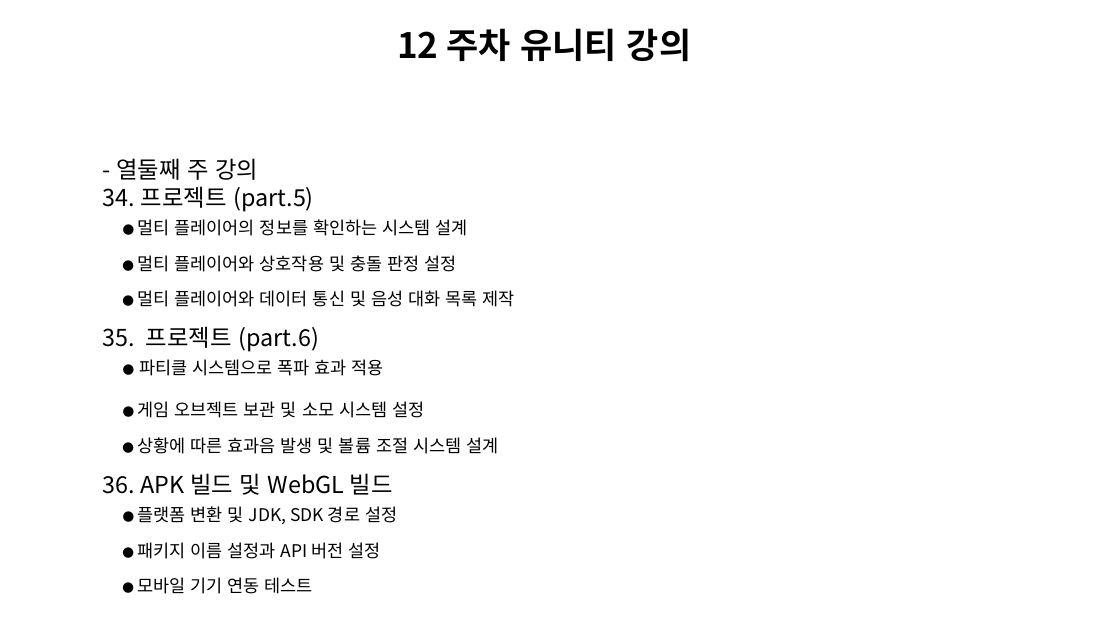
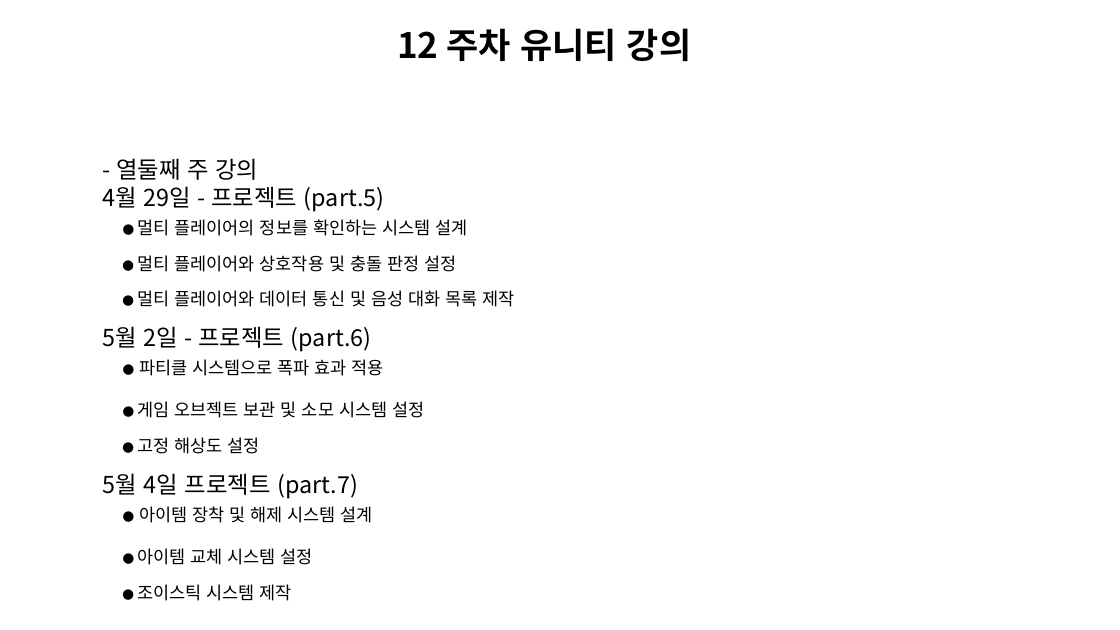
Before and after one commit to Unity2033/3D-UnityEngine, a slide deck: slide 13 of Assets/Curriculum/창신inc유니티 커리큘럼.pptx. Drawn at 1120x630 pixels with LibreOffice and Linux fonts; fonts in the diff are those of the drawing; background and template pictures are left out. Boxes give left, top, right and bottom in pixels: in the first picture for what was removed or moved away, otherwise in the second. Text is boxed around its words. In the diff, an @@ line names an element or a change of style, - is before the commit and + after.

```diff
--- a/Assets/Curriculum/창신inc유니티 커리큘럼.pptx
+++ b/Assets/Curriculum/창신inc유니티 커리큘럼.pptx
@@ text at (103, 186, 385, 212): text changed @@
-34. 프로젝트 (part.5)
+4월 29일 - 프로젝트 (part.5)
@@ text at (103, 326, 372, 352): text changed @@
-35. 프로젝트 (part.6)
+5월 2일 - 프로젝트 (part.6)
@@ text at (103, 437, 373, 601): text changed @@
-● 상황에 따른 효과음 발생 및 볼륨 조절 시스템 설계
-36. APK 빌드 및 WebGL 빌드
-● 플랫폼 변환 및 JDK, SDK 경로 설정
-● 패키지 이름 설정과 API 버전 설정
-● 모바일 기기 연동 테스트
+● 고정 해상도 설정
+5월 4일 프로젝트 (part.7)
+● 아이템 장착 및 해제 시스템 설계
+● 아이템 교체 시스템 설정
+● 조이스틱 시스템 제작
```
Also in this commit, not shown: 11 other slides changed, 1 slide added, 56 other files.
